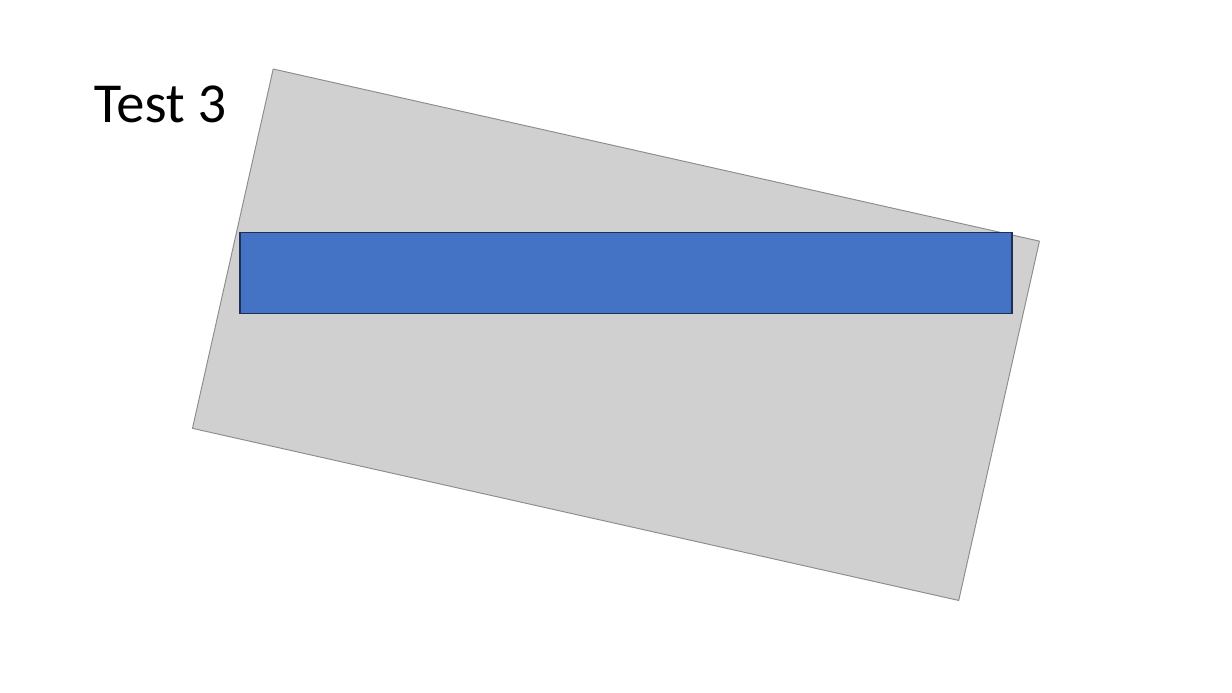
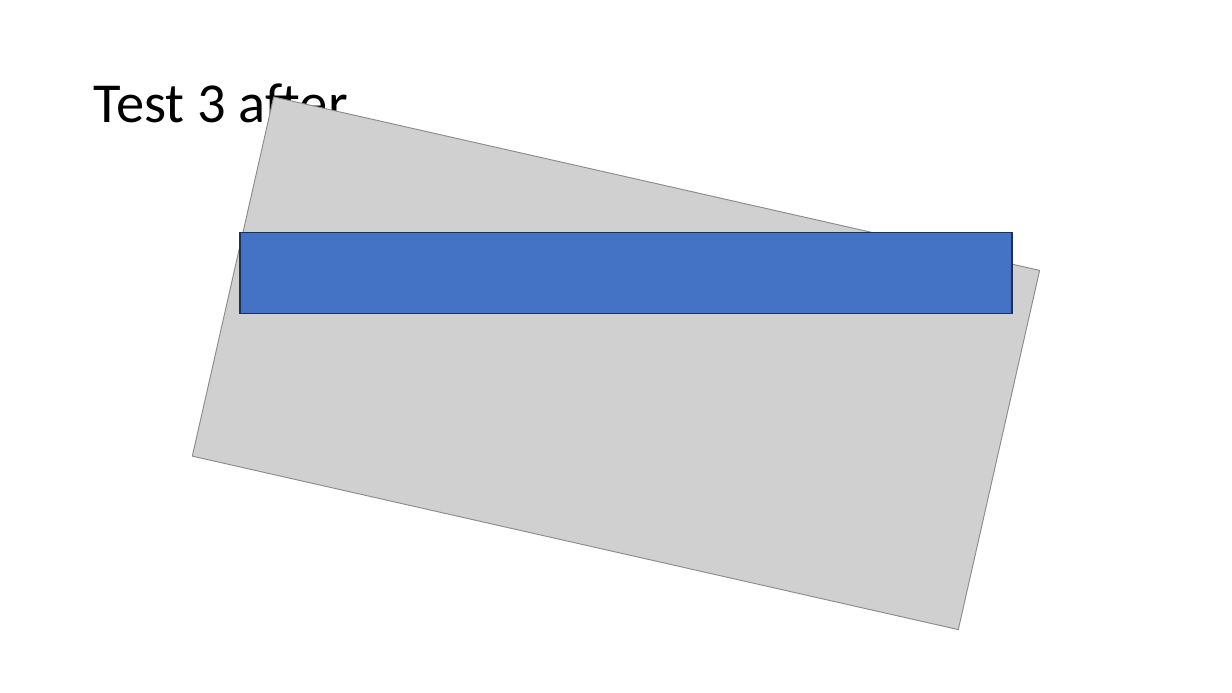
Before and after one commit to Maye16/angle-photos, a slide deck: slide 6 of Figures/Présentation2.pptx (slide 2 before the commit). Drawn at 1232x693 pixels with LibreOffice and Linux fonts; fonts in the diff are those of the drawing; grey boxes stand for pictures. Boxes give left, top, right and bottom in pixels: in the first picture for what was removed or moved away, otherwise in the second. Text is boxed around its words. In the diff, an @@ line names an element or a change of style, - is before the commit and + after.

```diff
--- a/Figures/Présentation2.pptx
+++ b/Figures/Présentation2.pptx
@@ title at [94, 74, 348, 135]: text changed @@
-Test 3
+Test 3 after
@@ picture at [193, 97, 1040, 631]: rotation 12 to 192 degrees @@
```
Also in this commit, not shown: 2 other slides changed, 9 slides added, 17 other files.
